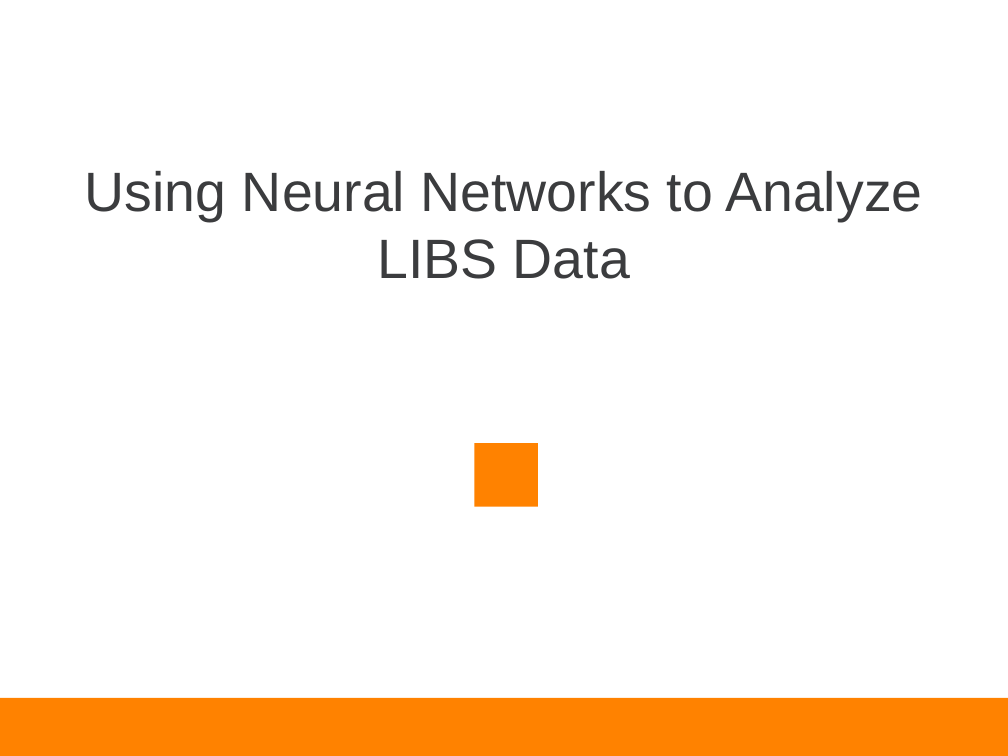
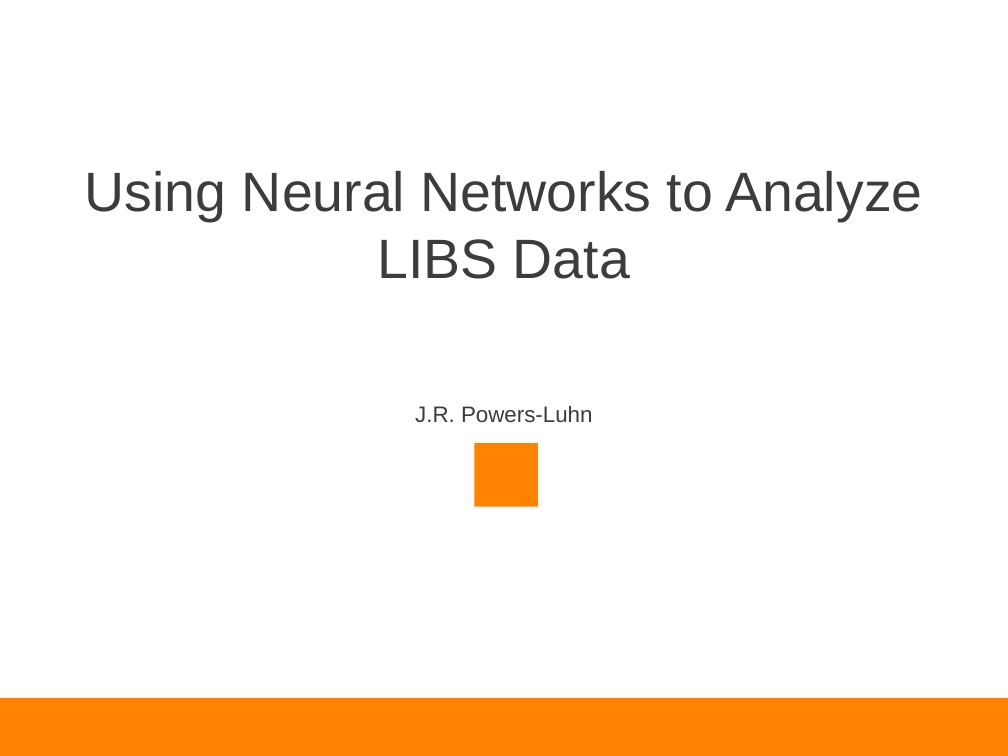
Before and after one commit to piovere/nucnotes, a slide deck: slide 1 of ne697neuralnetworks/project/presentation.pptx. Drawn at 1008x756 pixels with LibreOffice and Linux fonts; fonts in the diff are those of the drawing; background and template pictures are left out. Boxes give left, top, right and bottom in pixels: in the first picture for what was removed or moved away, otherwise in the second. Text is boxed around its words. In the diff, an @@ line names an element or a change of style, - is before the commit and + after.

```diff
--- a/ne697neuralnetworks/project/presentation.pptx
+++ b/ne697neuralnetworks/project/presentation.pptx
@@ subtitle added at [415,405,593,422], 16 pt, text #3B3C3E @@
+J.R. Powers-Luhn
```
Also in this commit, not shown: 5 other slides changed, 7 slides added, 2 slides removed.
